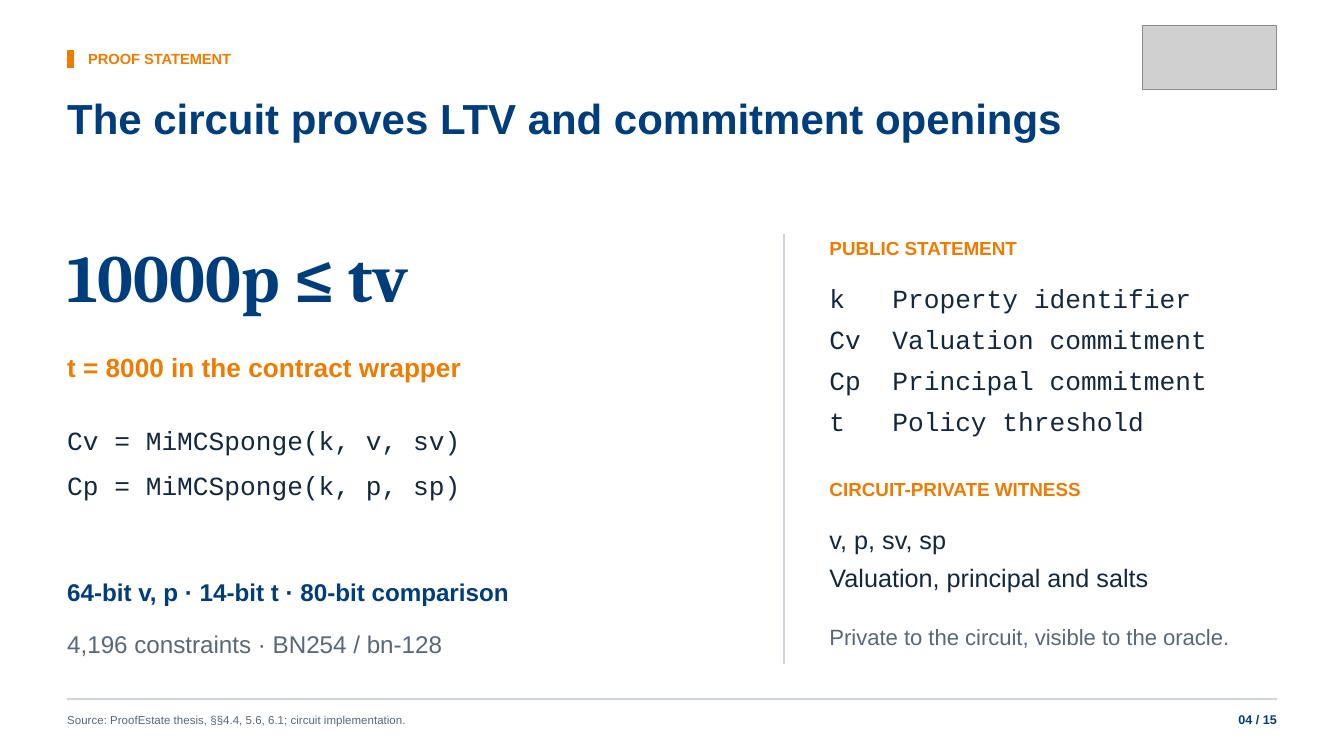
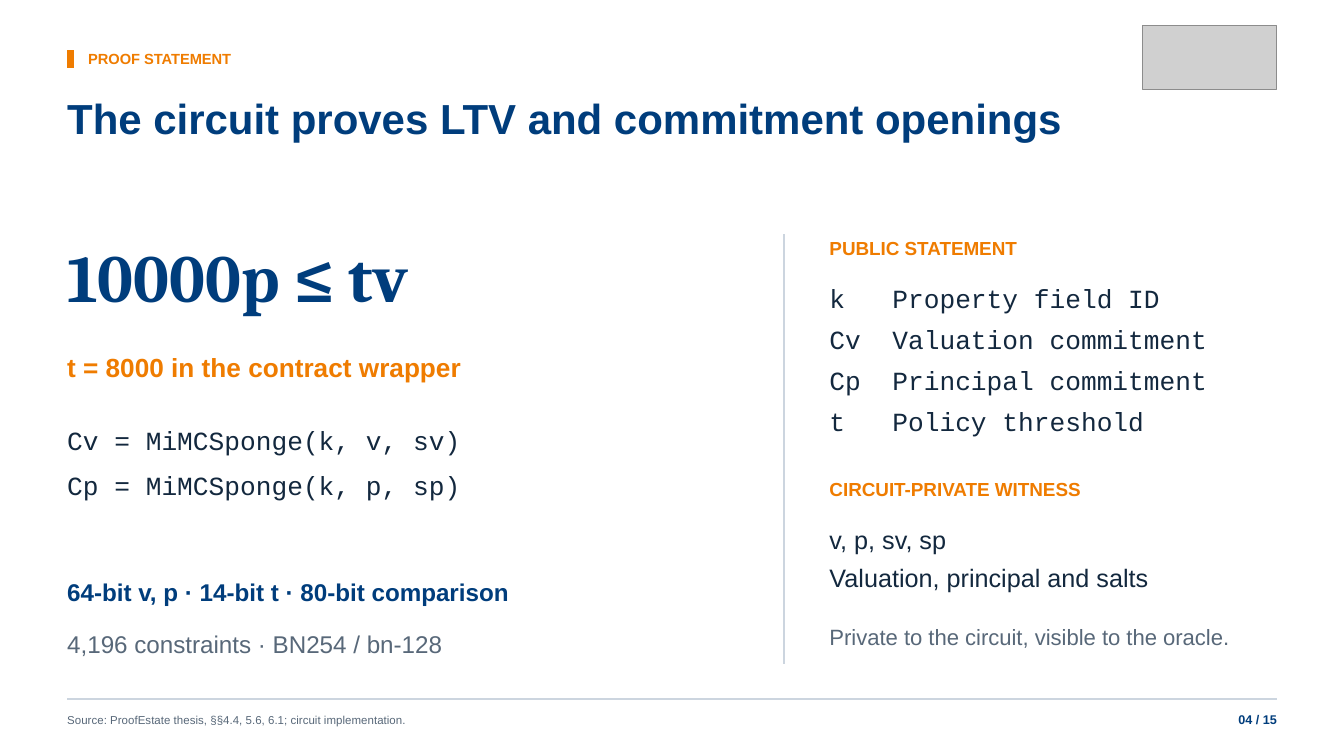
Before and after one commit to Alan42x/proofestate, a slide deck: slide 4 of slides/proofestate-nus-defense-presentation.pptx. Drawn at 1344x756 pixels with LibreOffice and Linux fonts; fonts in the diff are those of the drawing; grey boxes stand for pictures. Boxes give left, top, right and bottom in pixels: in the first picture for what was removed or moved away, otherwise in the second. Text is boxed around its words. In the diff, an @@ line names an element or a change of style, - is before the commit and + after.

```diff
--- a/slides/proofestate-nus-defense-presentation.pptx
+++ b/slides/proofestate-nus-defense-presentation.pptx
@@ text at bbox=[829, 290, 1159, 314]: text changed @@
-k Property identifier
+k Property field ID
```
Also in this commit, not shown: 10 other slides changed, 7 other files.
